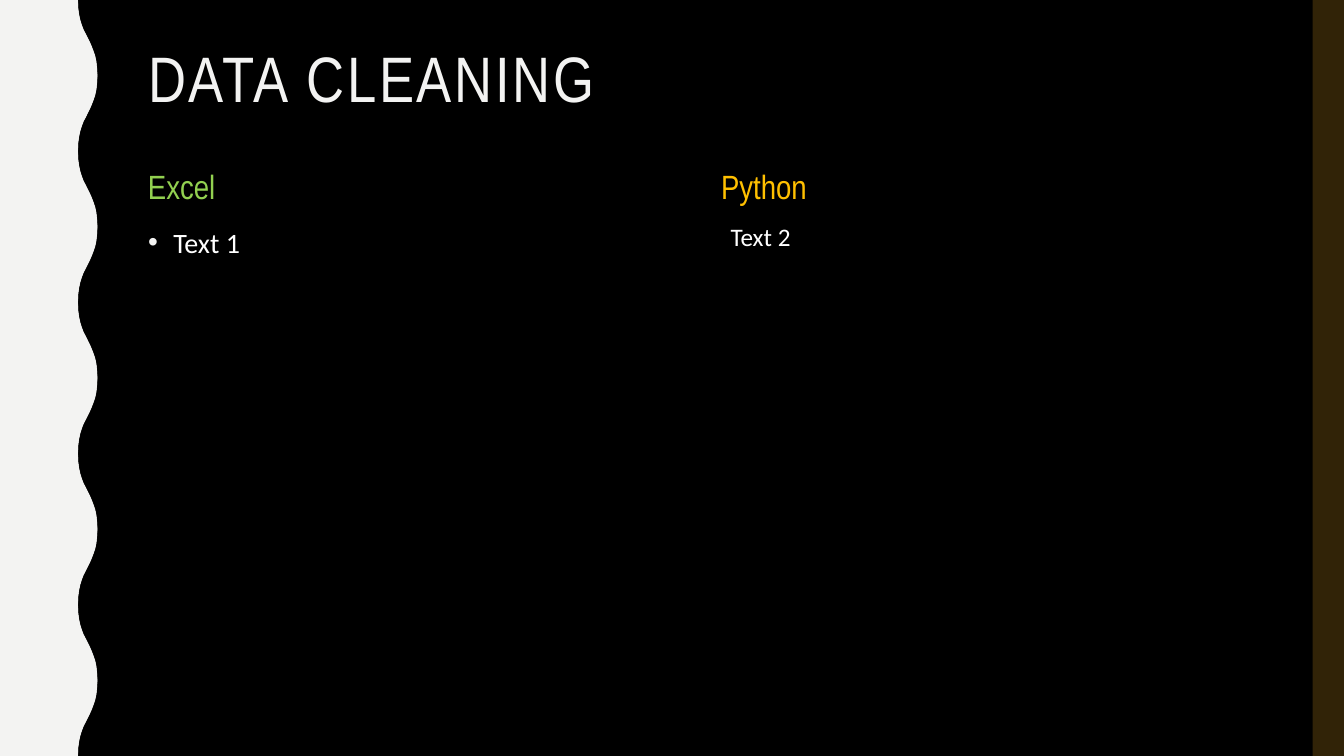
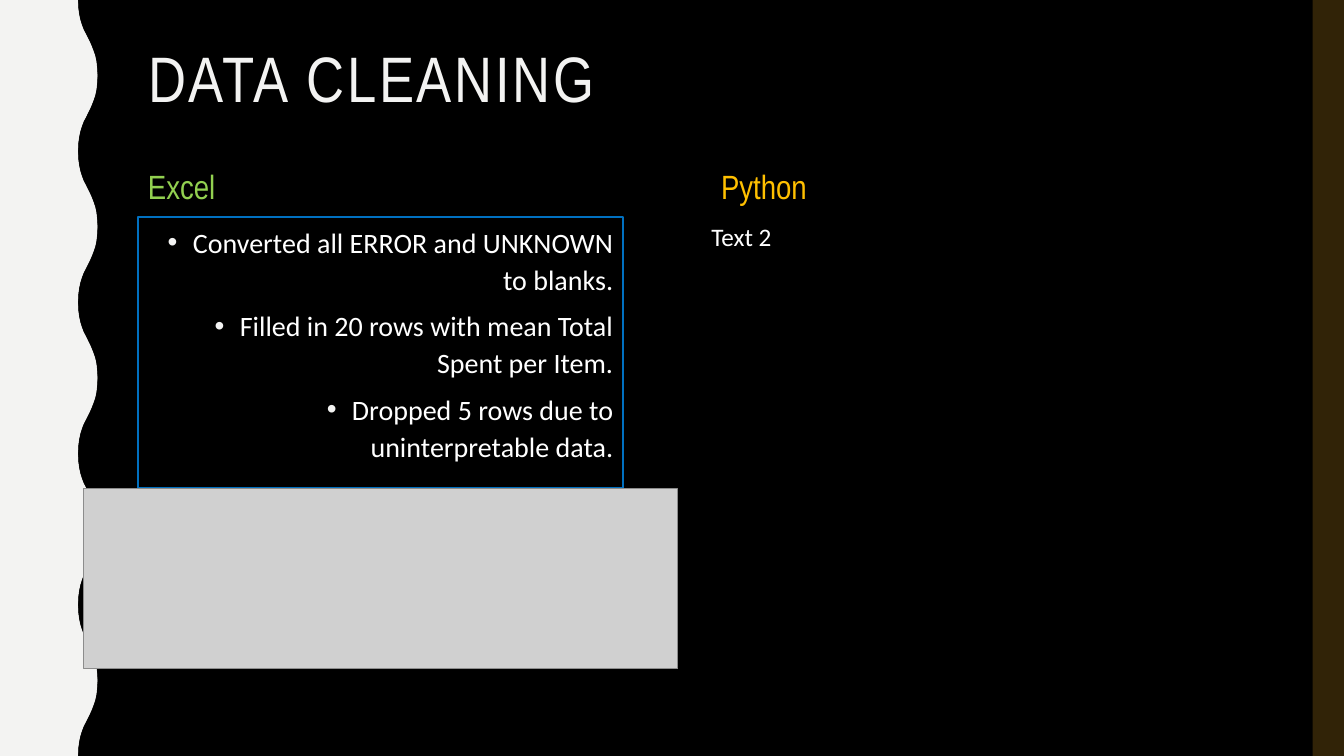
Before and after one commit to ro-the-creator/M1-Project--Cafe-Sales, a slide deck: slide 4 of Slides/m1-presentation.pptx. Drawn at 1344x756 pixels with LibreOffice and Linux fonts; fonts in the diff are those of the drawing; grey boxes stand for pictures; background and template pictures are left out. Boxes give left, top, right and bottom in pixels: in the first picture for what was removed or moved away, otherwise in the second. Text is boxed around its words. In the diff, an @@ line names an element or a change of style, - is before the commit and + after.

```diff
--- a/Slides/m1-presentation.pptx
+++ b/Slides/m1-presentation.pptx
@@ text added at [138,217,624,488], outline #0070C0 1.5 pt, 20 pt, text #FFFFFF @@
+• Converted all ERROR and UNKNOWN to blanks.
+• Filled in 20 rows with mean Total Spent per Item.
+• Dropped 5 rows due to uninterpretable data.
@@ text removed at [173,235,240,254] @@
-• Text 1
@@ text "Text 2": place and size @@
-text "Text 2" at [731,229,791,246]
+text "Text 2" at [711,229,772,246]
@@ picture added at [84,489,679,668] @@
```
Also in this commit, not shown: 1 other slide changed, 2 slides added, 3 other files.
